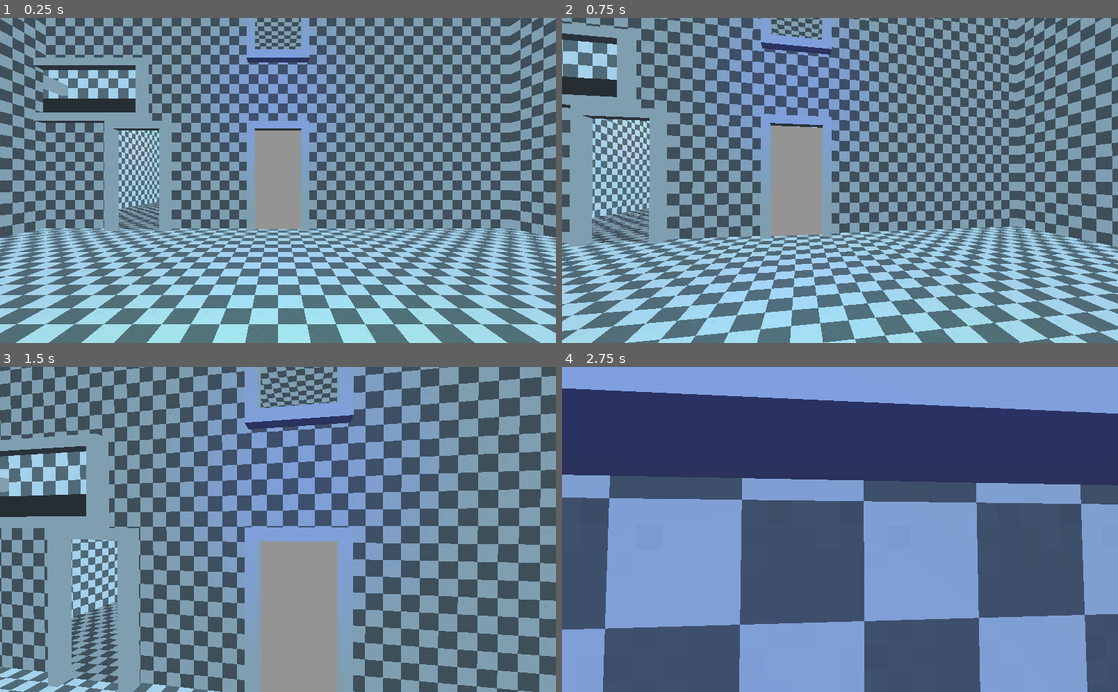
Above: before the commit, frames 1-4 (two rows, left to right).
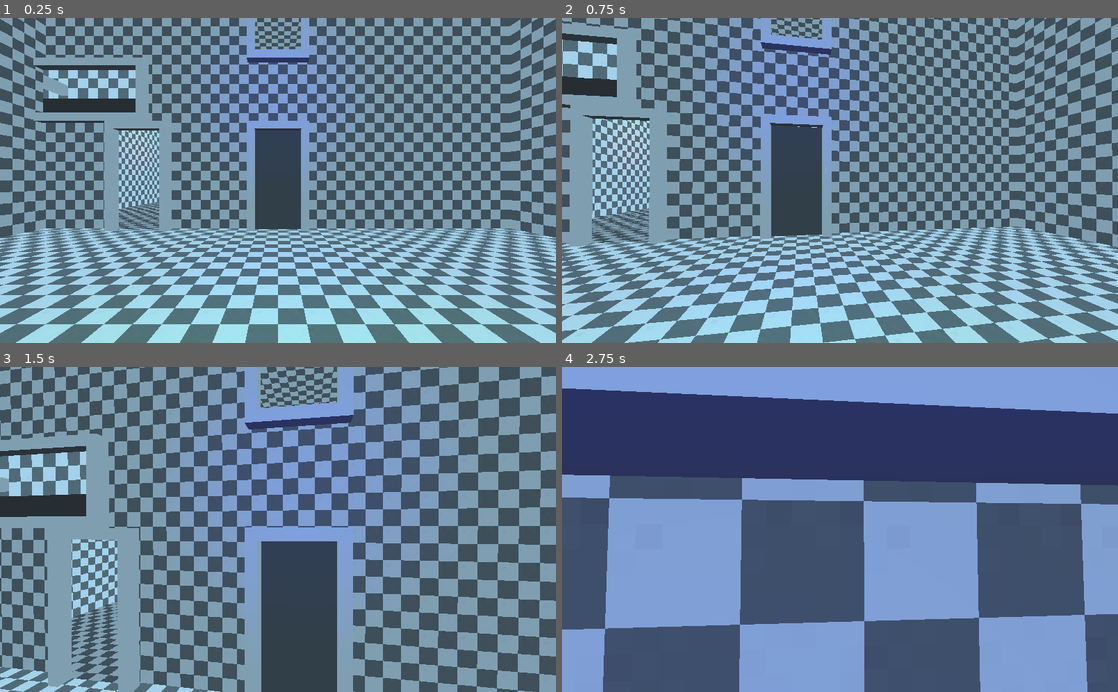
Above: after the commit, the same moments.

Repository: Krazy-J/door-in-the-wall
Game: Godot game, scene res://Main.tscn
Two runs of this game, one before a commit and one after it. Both use one fixed random seed, a clock stepped at 60 frames per second and the inputs below.
Inputs (mouse positions are in pixels of both pictures, inside the frame that each line leads up to):
- Up to frame 1 (0.25 s): no input
- Up to frame 2 (0.75 s): tap Enter at 0.5 s; move the mouse to (867, 180) at 0.52 s; press the mouse at (867, 180) at 0.53 s; hold W (move_forward) from 0.53 s (still down)
- Up to frame 3 (1.5 s): keep holding W (move_forward); tap Space (jump) at 0.77 s; move the mouse to (250, 529) at 1.27 s; release the mouse at (250, 529) at 1.28 s; click (250, 529) at 1.35 s
- Up to frame 4 (2.75 s): keep holding W (move_forward); tap Space (jump) at 1.52 s; move the mouse to (851, 523) at 2.02 s; press the mouse at (851, 523) at 2.03 s

The runs differ from the first frame. In frame 1, 2.5% of the frame differs, in the area x 45-55%, y 34-65%; in frame 2, 3.1%; in frame 3, 6.3%, in the area x 47-61%, y 53-100%; in frame 4, nothing differs.

Commit message:
Door shader update

Diff:
--- a/objects/Door.tscn
+++ b/objects/Door.tscn
@@ -20,21 +20,24 @@
     ALBEDO = color;
 }"
 
-[sub_resource type="ViewportTexture" id=10]
+[sub_resource type="ViewportTexture" id=2]
 viewport_path = NodePath("Viewport")
 
-[sub_resource type="ShaderMaterial" id=5]
+[sub_resource type="ShaderMaterial" id=3]
 resource_local_to_scene = true
-shader = SubResource( 9 )
-shader_param/viewport = SubResource( 10 )
+shader = SubResource( 1 )
+shader_param/viewport = SubResource( 2 )
+
+[sub_resource type="SpatialMaterial" id=7]
+albedo_color = Color( 0.396078, 0.396078, 0.396078, 1 )
+
+[sub_resource type="BoxShape" id=4]
+extents = Vector3( 0.3, 3.5, 0.25 )
+
+[sub_resource type="BoxShape" id=5]
+extents = Vector3( 0.3, 0.25, 2 )
 
 [sub_resource type="BoxShape" id=6]
-extents = Vector3( 0.3, 3.5, 0.25 )
-
-[sub_resource type="BoxShape" id=7]
-extents = Vector3( 0.3, 0.25, 2 )
-
-[sub_resource type="BoxShape" id=8]
 extents = Vector3( 0, 3.25, 1.5 )
 
 [node name="Door" type="MeshInstance"]
@@ -61,31 +64,39 @@
 transform = Transform( -4.37114e-008, 0, 1, 0, 1, 0, -1, 0, -4.37114e-008, 0.2, 3.5, 0 )
 
 [node name="Camera" type="Camera" parent="Viewport/Spatial"]
+cull_mask = 524287
 current = true
 
 [node name="DoorFrameBack" type="MeshInstance" parent="."]
-material_override = SubResource( 5 )
+layers = 524288
+material_override = SubResource( 3 )
 mesh = ExtResource( 4 )
 material/0 = null
+
+[node name="DoorFrameBack2" type="MeshInstance" parent="."]
+transform = Transform( 1.01, 0, 0, 0, 1.01, 0, 0, 0, 1.01, 0.01, 0, 0 )
+layers = 512
+mesh = ExtResource( 4 )
+material/0 = SubResource( 7 )
 
 [node name="StaticBody" type="StaticBody" parent="."]
 transform = Transform( 1, 0, 0, 0, 1, 0, 0, 0, 1, 0, 3.5, 0 )
 
 [node name="FrameSide" type="CollisionShape" parent="StaticBody"]
 transform = Transform( 1, 0, 0, 0, 1, 0, 0, 0, 1, 0, 0, -1.75 )
-shape = SubResource( 6 )
+shape = SubResource( 4 )
 
 [node name="FrameSide2" type="CollisionShape" parent="StaticBody"]
 transform = Transform( 1, 0, 0, 0, 1, 0, 0, 0, 1, 0, 0, 1.75 )
-shape = SubResource( 6 )
+shape = SubResource( 4 )
 
 [node name="FrameTop" type="CollisionShape" parent="StaticBody"]
 transform = Transform( 1, 0, 0, 0, 1, 0, 0, 0, 1, 0, 3.25, 0 )
-shape = SubResource( 7 )
+shape = SubResource( 5 )
 
 [node name="DoorEnter" type="Area" parent="."]
 transform = Transform( 1, 0, 0, 0, 1, 0, 0, 0, 1, 0.6, 3.25, 0 )
 
 [node name="CollisionShape" type="CollisionShape" parent="DoorEnter"]
-shape = SubResource( 8 )
+shape = SubResource( 6 )
 [connection signal="body_entered" from="DoorEnter" to="." method="_on_DoorEnter_body_entered"]
Not shown: 1 places in objects/Door.tscn that only renumber resources
